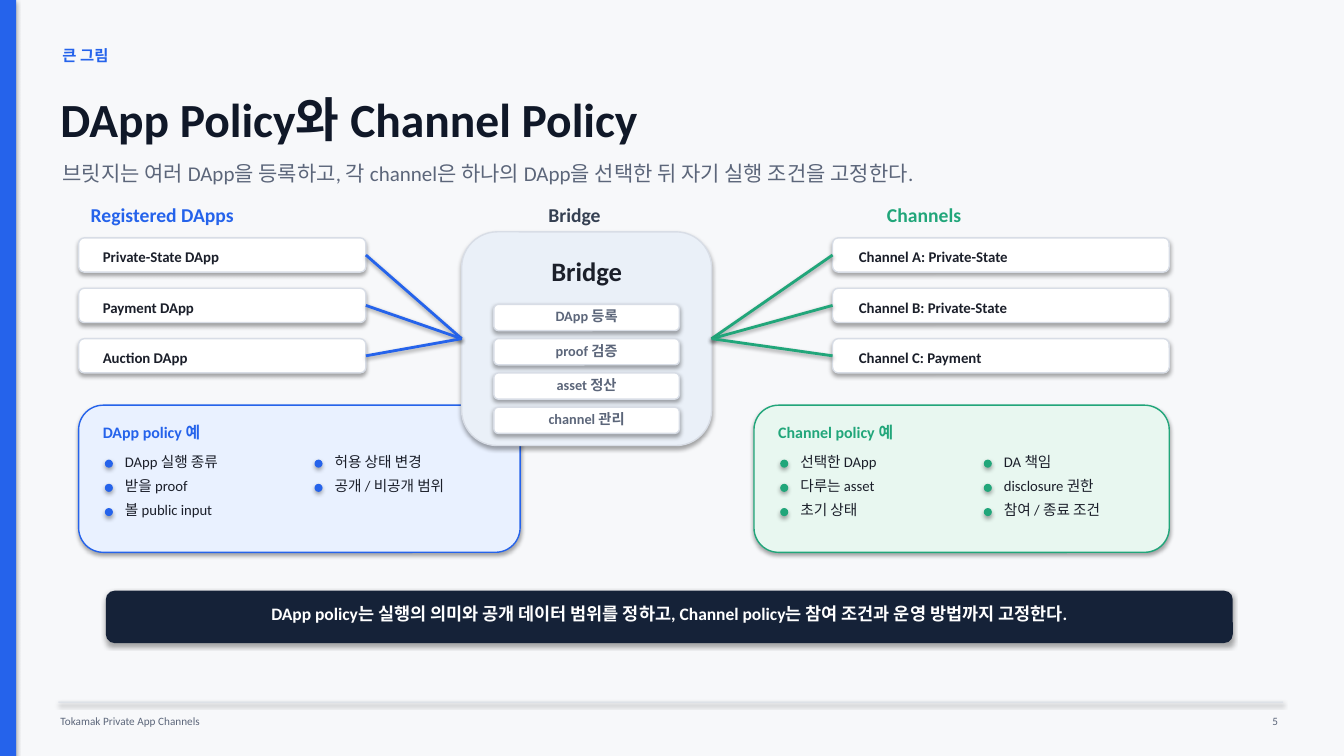
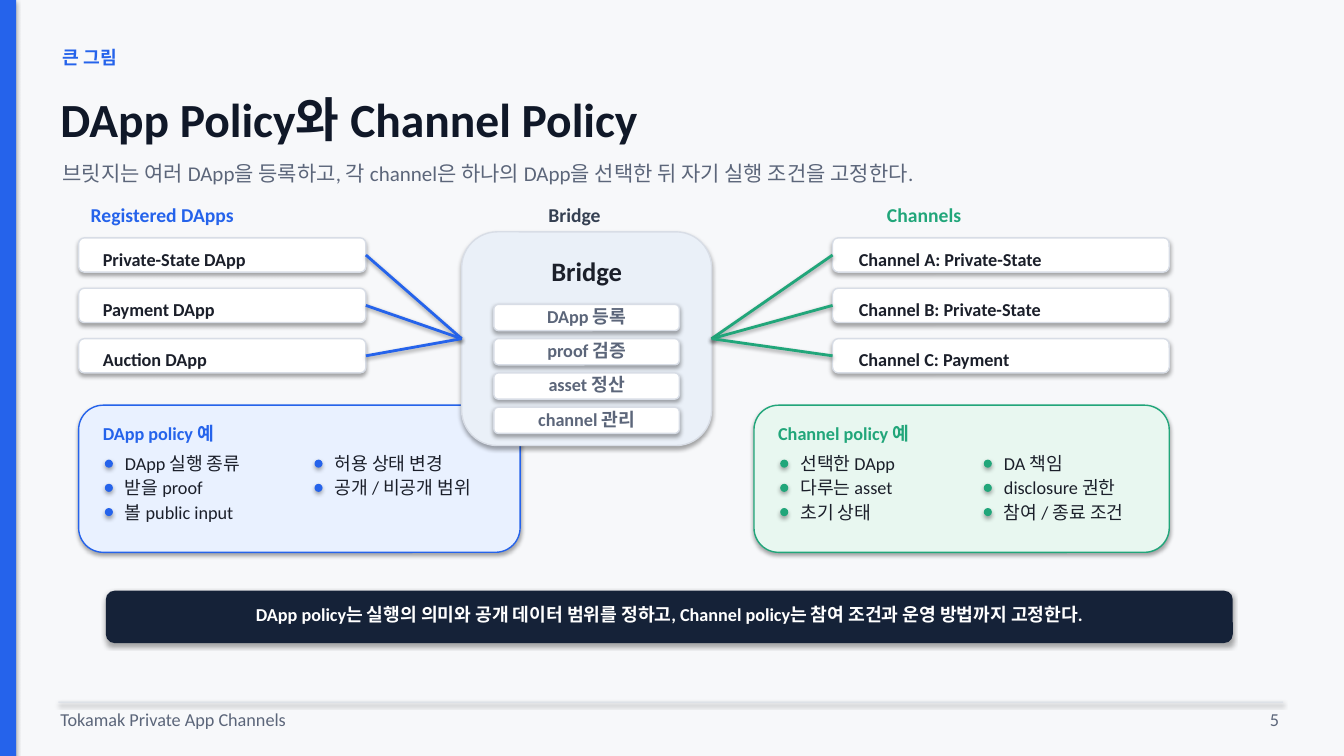
Before and after one commit to tokamak-network/Tokamak-zk-EVM-contracts, a slide deck: slide 5 of bridge/docs/dev/spec.pptx. Drawn at 1344x756 pixels with LibreOffice and Linux fonts; fonts in the diff are those of the drawing. Boxes give left, top, right and bottom in pixels: in the first picture for what was removed or moved away, otherwise in the second. Text is boxed around its words. In the diff, an @@ line names an element or a change of style, - is before the commit and + after.

Commit message:
Increase deck minimum text size

```diff
--- a/bridge/docs/dev/spec.pptx
+++ b/bridge/docs/dev/spec.pptx
@@ text "큰 그림" at (62, 48, 116, 66): size 11 to 13 pt @@
@@ size 10.6 to 13 pt in 6 elements at (103, 253, 246, 269), (103, 304, 215, 319), (103, 353, 207, 369), (859, 253, 1041, 266), (859, 303, 1041, 316), (859, 353, 1009, 369) @@
@@ size 10.2 to 13 pt in 4 elements at (547, 308, 626, 326), (547, 342, 626, 360), (549, 375, 624, 393), (538, 410, 635, 428) @@
@@ text "DApp policy 예" at (103, 424, 214, 443): size 11.4 to 13 pt @@
@@ text "Channel policy 예" at (778, 424, 909, 443): size 11.4 to 13 pt @@
@@ size 10.5 to 13 pt in 11 elements at (125, 455, 240, 473), (125, 479, 202, 497), (125, 504, 233, 522), (335, 455, 443, 472), (335, 479, 470, 496), (800, 455, 894, 473), (800, 479, 892, 496), (800, 504, 871, 521), (1004, 455, 1062, 472), (1004, 479, 1115, 495), (1004, 504, 1123, 521) @@
@@ text "DApp policy는 실행의 의미와 공개 ..." at (256, 605, 1082, 624): size 12.5 to 13 pt @@
@@ text "Tokamak Private App Channels" at (60, 713, 286, 729): size 8 to 13 pt @@
@@ text "5" at (1270, 714, 1279, 726): size 8 to 13 pt @@
```
Also in this commit, not shown: 26 other slides changed.
